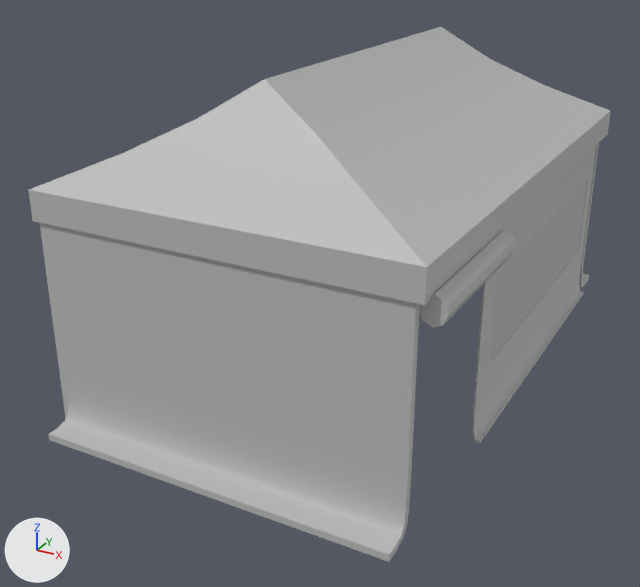
One commit to the FBX model Assets/Modelings/Pocha/fbx_pocha_2.fbx: the scene before it, then after it.
Both versions are drawn from a camera (50 mm lens) standing at (8.7, -11.14, 6.69) and looking at (2.65, -0.14, 1.19). Lighting does not change. The marker at lower left points along +X, +Y and +Z. Where no turn or scale is listed for an object, it has been applied to the vertices.

The older version as bpy lines, for what is in view:
```python
mat_mat_lambert_pocha = principled_material('mat_lambert_pocha')
mat_mat_lambert_pocha.base_color = (0.5, 0.5, 0.5)  # grey #bcbcbc
me_mesh = bpy.data.meshes.new('Mesh')
me_mesh.from_pydata(...)  # 318 vertices, 324 faces; spans x -2.79..2.79, y -4.63..4.63, z 0.0..4.8
# faces by material slot: [318, 6]
me_mesh.materials.append(mat_mat_lambert_pocha)  # grey #bcbcbc
me_mesh.materials.append(mat_mat_glass)  # grey #bcbcbc
ob_fbx_pocha_2 = bpy.data.objects.new('fbx_pocha_2', me_mesh)
ob_fbx_pocha_2.location = (3.12, 0.72, 0.0)
```
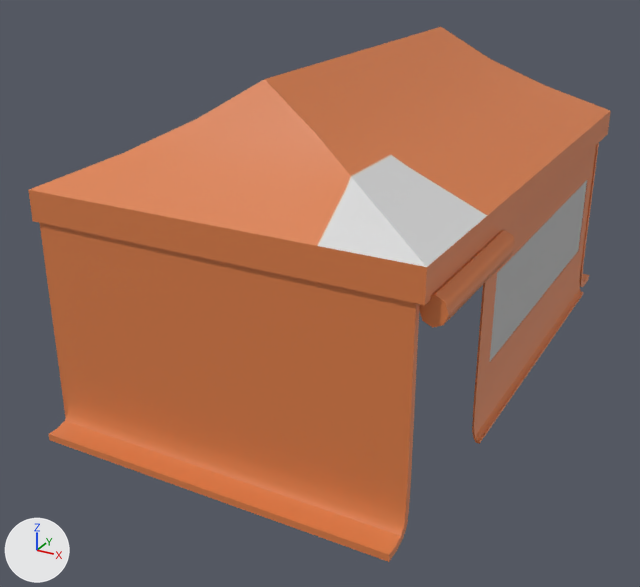
Where the change shows, as pixel boxes (x1, y1, x2, y2) in the pictures (640 x 587 px):
```json
{"object": "fbx_pocha_2", "change": "surface changed", "before": [28, 27, 611, 562], "after": [28, 27, 611, 562], "on screen": "grey to orange"}
```

The change, as JSON lines over the scene's bpy script:
```json
{"op": "add", "block": "img_pocha_jpg", "code": ["img_pocha_jpg = load_image('pocha.jpg', '_unpacked/pocha.jpg', 2048, 2048, 'sRGB')"]}
{"op": "remove", "block": "mat_mat_lambert_pocha", "code": "mat_mat_lambert_pocha.base_color = (0.5, 0.5, 0.5)  # grey #bcbcbc"}
{"op": "add", "block": "mat_mat_lambert_pocha", "code": "mat_mat_lambert_pocha.texture = img_pocha_jpg"}
```
